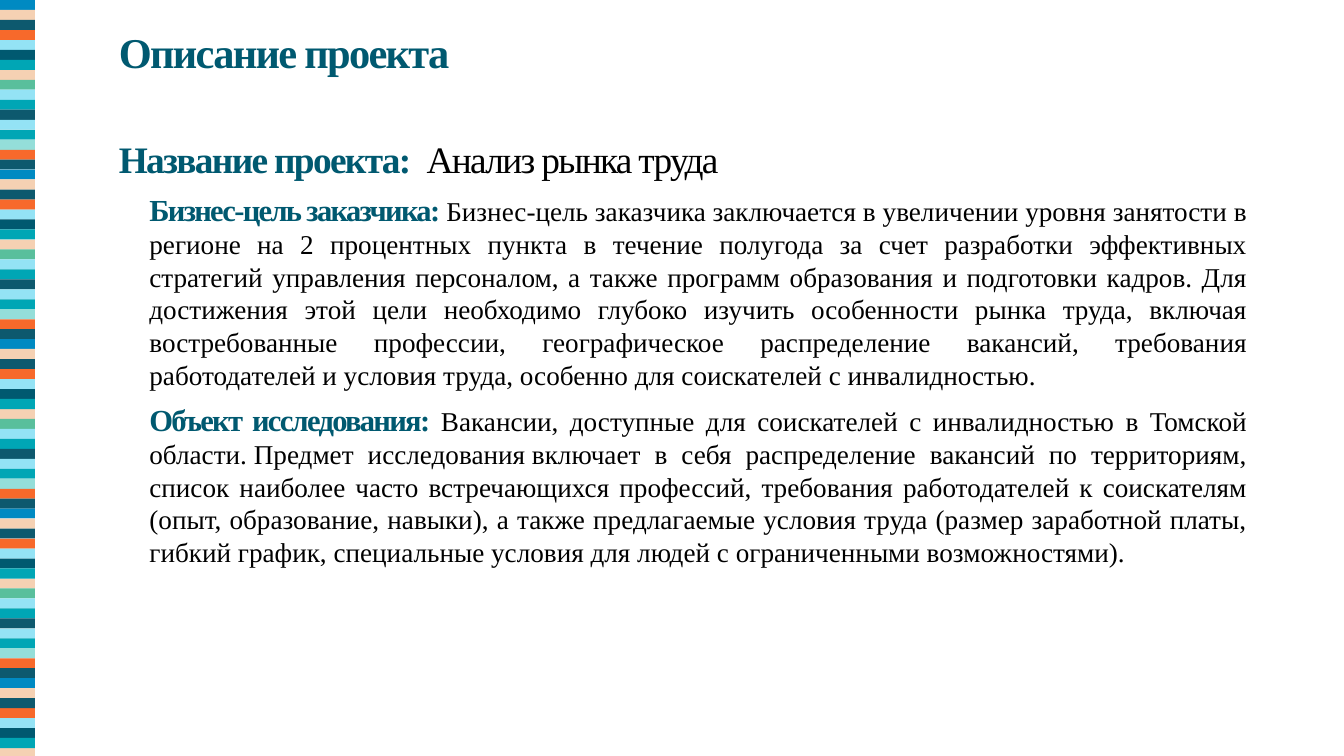
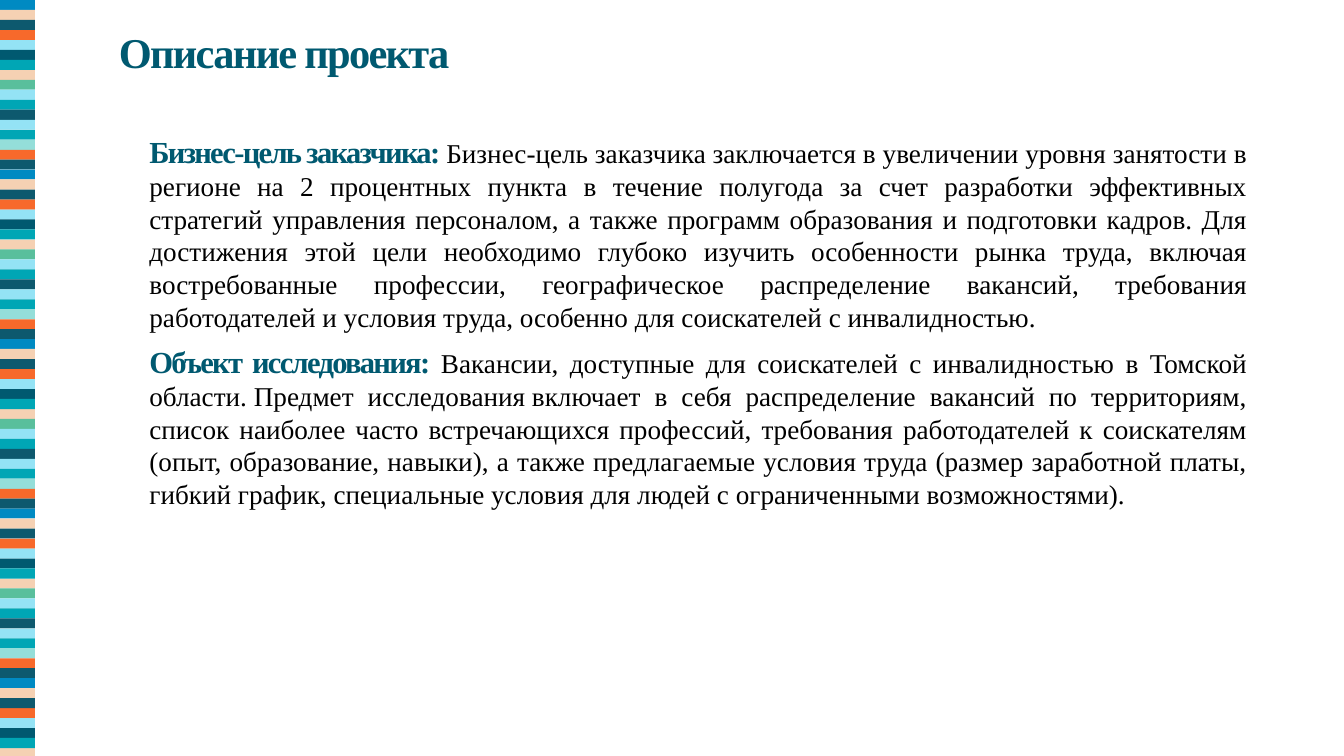
Before and after one commit to Shinnn2374/FinalTaskTGU, a slide deck: slide 2 of finalTasjk/Борисов.pptx. Drawn at 1344x756 pixels with LibreOffice and Linux fonts; fonts in the diff are those of the drawing. Boxes give left, top, right and bottom in pixels: in the first picture for what was removed or moved away, otherwise in the second. Text is boxed around its words. In the diff, an @@ line names an element or a change of style, - is before the commit and + after.

```diff
--- a/finalTasjk/Борисов.pptx
+++ b/finalTasjk/Борисов.pptx
@@ text at [119,148,718,180]: paragraph removed @@
-Название проекта: Анализ рынка труда
```
Also in this commit, not shown: 2 other slides changed, 1 other file.
